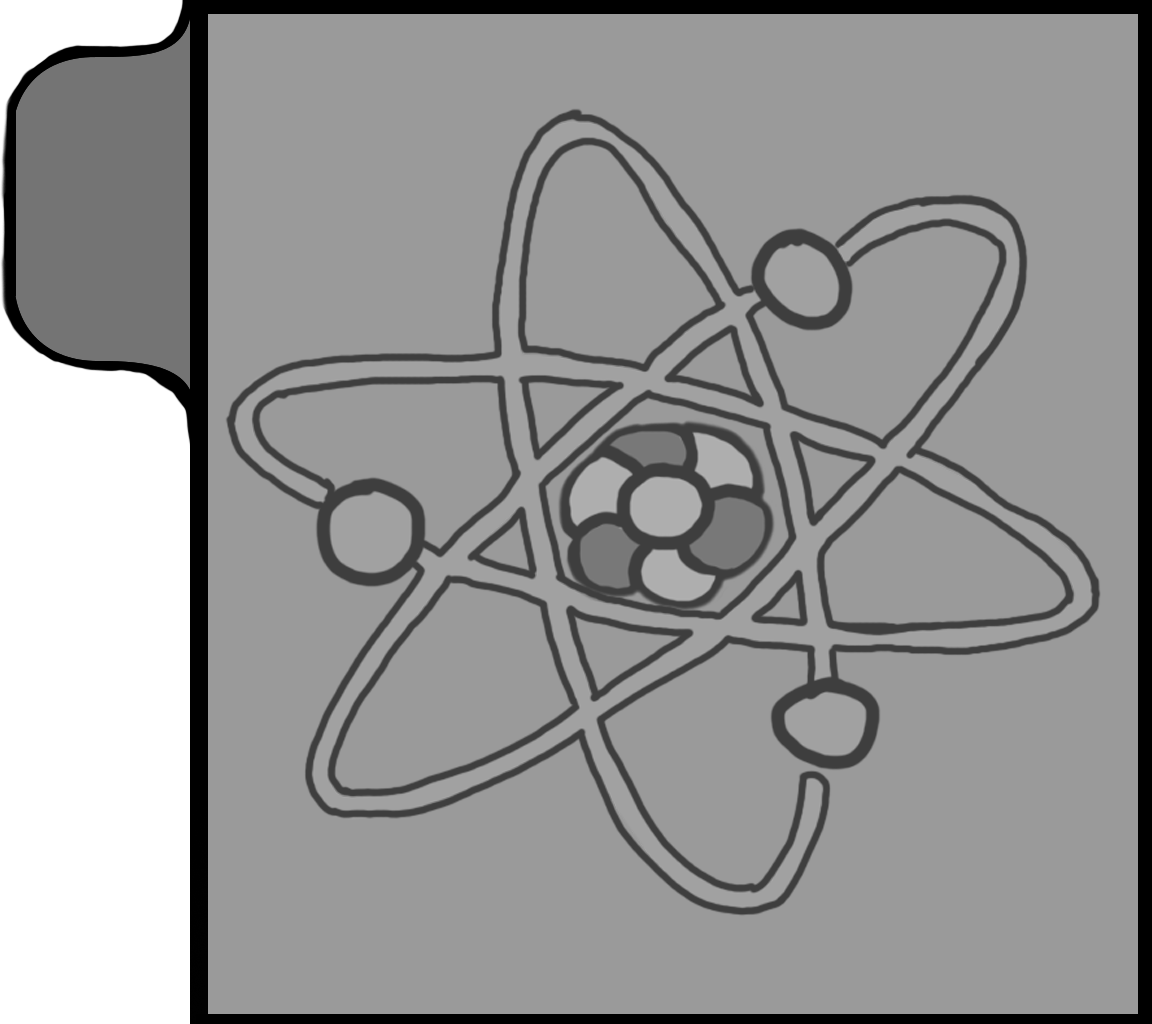
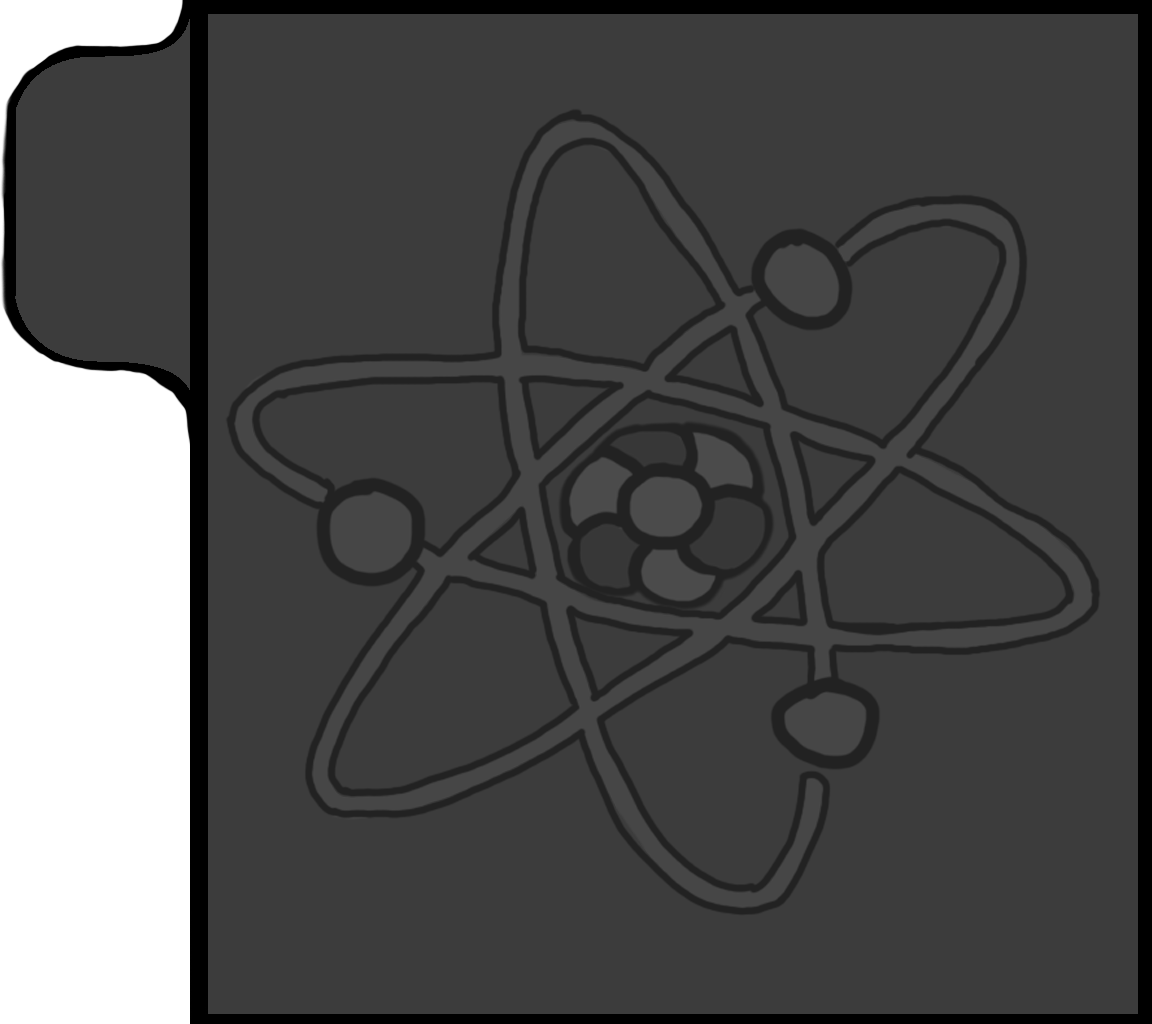
Layered file, before and after one edit (1152 x 1024). Changes by layer:
painted on "Layer 4" over bbox(225, 108, 1101, 917)
painted on "Layer #1" over bbox(208, 14, 1138, 1014)
painted on "Layer 1" over bbox(15, 270, 346, 444)
painted on "Layer" over bbox(16, 14, 344, 396)
